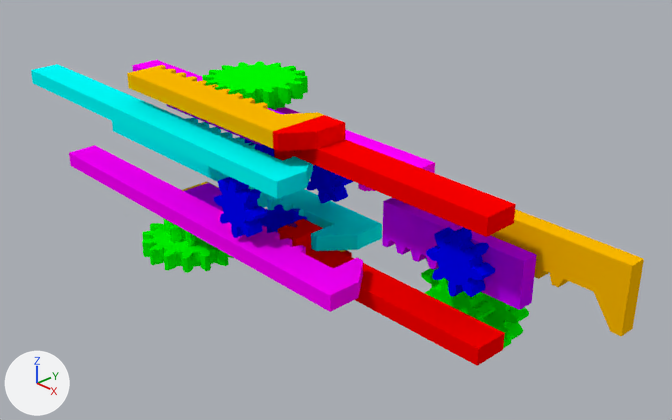
The Blender file xor.blend, before and after one commit.
Before and after are seen from a 50 mm camera at (2.0, -1.61, 1.32) aimed at (0.15, 0.14, 0.1). The axes (+X, +Y, +Z) are drawn at lower left. The lights are the same throughout. The older version comes first.

Before the edit, the objects in view are built like this:
```python
ob_c = bpy.data.objects.new('C', me_mesh_028)
ob_c.parent = ob_a_and_notb
ob_c.location = (0.0, -0.00647, 0.025)
ob_c.scale = (10.0, 10.0, 10.0)
ob_c_gear = bpy.data.objects.new('C_gear', me_mesh_022)
ob_c_gear.parent = ob_a_and_notb
ob_c_gear.location = (0.25, 0.0361, 0.075)
ob_c_gear.rotation_euler = (0.0, 0.0, 1.571)  # degrees (0, 0, 90)
ob_c_gear.scale = (10.0, 10.0, 10.0)
ob_d = bpy.data.objects.new('D', me_mesh_003)
ob_d.parent = ob_nota_and_b
ob_d.location = (0.0, -0.00647, 0.025)
ob_d.scale = (10.0, 10.0, 10.0)
ob_d_gear = bpy.data.objects.new('D_gear', me_mesh_005)
ob_d_gear.parent = ob_nota_and_b
ob_d_gear.location = (0.25, 0.0361, 0.075)
ob_d_gear.rotation_euler = (0.0, 0.0, 1.571)  # degrees (0, 0, 90)
ob_d_gear.scale = (10.0, 10.0, 10.0)
ob_e = bpy.data.objects.new('E', me_mesh_029)
ob_e.parent = ob_a_and_notb
ob_e.location = (0.0, -0.1, -0.00833)
ob_e.rotation_euler = (0.0, 0.0, -1.571)  # degrees (0, 0, -90)
ob_e.scale = (10.0, 10.0, 10.0)
ob_f = bpy.data.objects.new('F', me_mesh_002)
ob_f.parent = ob_nota_and_b
ob_f.location = (0.0, -0.1, -0.00833)
ob_f.rotation_euler = (0.0, 0.0, -1.571)  # degrees (0, 0, -90)
ob_f.scale = (10.0, 10.0, 10.0)
ob_h = bpy.data.objects.new('H', me_mesh_001)
ob_h.parent = ob_nota_and_b
ob_h.location = (0.0, 0.0563, -0.025)
ob_h.scale = (10.0, 10.0, 10.0)
ob_j_gear = bpy.data.objects.new('J_gear', me_mesh_010)
ob_j_gear.location = (0.7, 0.051, 0.174)
ob_j_gear.rotation_euler = (1.571, 0.0, 0.0)  # degrees (90, 0, 0)
ob_j_gear.scale = (10.0, 10.0, 10.0)
ob_output3 = bpy.data.objects.new('output3', me_mesh_014)
ob_output3.location = (0.7, 0.175, 0.173)
ob_output3.rotation_euler = (1.571, 0.0, 0.0)  # degrees (90, 0, 0)
ob_output3.scale = (10.0, 10.0, 10.0)
# also in view: 'B' at (-0.42, -0.09, 0.3); 'invert_B' at (0.05, -0.15, 0.17); 'output1' at (0.07, 0.06, -0.01); 'K' at (0.66, 0.14, 0.02); 'output2' at (0.07, -0.03, 0.35)
```
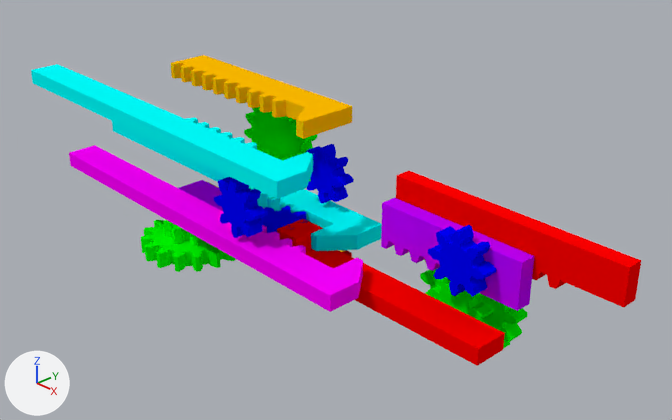
Commit message: Improved gear meshing. Some mesh edits.

Pixel boxes [x1, y1, x2, y2] of what changed, in the pictures (672 x 420 px; the box of a moved part takes in the faces that stretch with it):
'output3', recoloured, reshaped, moved
    before: [491, 209, 644, 337]
    after: [396, 171, 641, 307]
'H', moved, turned
    before: [127, 65, 323, 148]
    after: [171, 55, 352, 139]
'output2', hidden (red)
    before: [273, 115, 516, 237]
'J', moved
    before: [382, 198, 537, 310]
    after: [381, 198, 534, 311]
'F', deleted (green)
    before: [202, 61, 308, 110]
'J_gear', moved
    before: [426, 227, 495, 297]
    after: [428, 225, 496, 296]
'E', moved, turned
    before: [142, 219, 234, 273]
    after: [141, 220, 236, 272]
'K', moved
    before: [421, 258, 529, 348]
    after: [420, 259, 528, 349]
'L', added (green)
    after: [244, 107, 318, 181]
'not_A', hidden (mostly hidden)
    before: [132, 60, 435, 191]
'C_gear', moved, turned
    before: [258, 204, 307, 233]
    after: [258, 206, 308, 233]
'C', moved
    before: [184, 183, 223, 211]
    after: [178, 180, 223, 211]
'D', deleted (mostly hidden)
    before: [167, 104, 284, 145]
'D_gear', deleted (mostly hidden)
    before: [245, 139, 274, 157]
part 1 of me_mesh_014, moved or reshaped
    before: [491, 220, 644, 337]
    after: [396, 176, 641, 307]

Diff of the bpy script that builds the scene:
```diff
--- a/xor.blend.py
+++ b/xor.blend.py
@@ mat_material_021 @@
 mat_material_021 = diffuse_material('Material.021')
-mat_material_021.base_color = (1.0, 0.5, 0.0)  # yellow #ffbc00
+mat_material_021.base_color = (1.0, 0.0, 0.0)  # red #ff0000
@@ me_mesh_014 @@
 # used by ob_output3; location = (0.7, 0.175, 0.173); rotation_euler = (1.571, 0.0, 0.0), in degrees (90, 0, 0); scale = (10.0, 10.0, 10.0)
-me_mesh_014.from_pydata(...)  # 88 vertices, 46 faces; spans x -0.0308..0.0415, y -0.0073..0.0117, z -0.0025..0.0025
+me_mesh_014.from_pydata(...)  # 84 vertices, 44 faces; spans x -0.0308..0.0416, y -0.0017..0.0117, z -0.0025..0.0025
+# me_mesh_014 part 1
+# 6 vertices are removed from x 0.0327..0.0415, y -0.0073..0.0012, z -0.0025..0.0025
+# 6 faces are deleted
+# 2 vertices are added at (0.0416, 0.0012, 0.0025), (0.0416, 0.0012, -0.0025)
+# 4 new faces join them
 me_mesh_014.materials.append(mat_material_021)
@@ ob_e @@
 ob_e.matrix_parent_inverse = Matrix(((1.0, 0.0, 0.0, -0.24), (0.0, 1.0, 0.0, -0.0168), (0.0, 0.0, 1.0, -0.034), (0.0, 0.0, 0.0, 1.0)))
-ob_e.location = (0.0, -0.1, -0.00833)
-ob_e.rotation_euler = (0.0, 0.0, -1.571)  # degrees (0, 0, -90)
+ob_e.location = (-0.00493, -0.1, -0.00833)
+ob_e.rotation_euler = (0.0, 0.0, -1.335)  # degrees (0, 0, -76)
 ob_e.scale = (10.0, 10.0, 10.0)
@@ ob_c @@
 ob_c.matrix_parent_inverse = Matrix(((1.0, 0.0, 0.0, -0.24), (0.0, 1.0, 0.0, -0.0168), (0.0, 0.0, 1.0, -0.034), (0.0, 0.0, 0.0, 1.0)))
-ob_c.location = (0.0, -0.00647, 0.025)
+ob_c.location = (-0.035, -0.00647, 0.025)
 ob_c.scale = (10.0, 10.0, 10.0)
@@ ob_c_gear @@
 ob_c_gear.matrix_parent_inverse = Matrix(((1.0, 0.0, 0.0, -0.24), (0.0, 1.0, 0.0, -0.0168), (0.0, 0.0, 1.0, -0.034), (0.0, 0.0, 0.0, 1.0)))
-ob_c_gear.location = (0.25, 0.0361, 0.075)
-ob_c_gear.rotation_euler = (0.0, 0.0, 1.571)  # degrees (0, 0, 90)
+ob_c_gear.location = (0.26, 0.0361, 0.075)
+ob_c_gear.rotation_euler = (0.0, 0.0, 1.335)  # degrees (0, 0, 76)
 ob_c_gear.scale = (10.0, 10.0, 10.0)
@@ ob_h @@
 ob_h.matrix_parent_inverse = Matrix(((1.0, 0.0, 0.0, -0.24), (0.0, 1.0, 0.0, -0.0168), (0.0, 0.0, 1.0, -0.034), (0.0, 0.0, 0.0, 1.0)))
-ob_h.location = (0.0, 0.0563, -0.025)
+ob_h.location = (0.0, -0.00849, -0.025)
+ob_h.rotation_euler = (3.142, 0.0, 0.0)  # degrees (180, 0, 0)
 ob_h.scale = (10.0, 10.0, 10.0)
@@ ob_f @@
-ob_f = bpy.data.objects.new('F', me_mesh_002)
@@ ob_d @@
-ob_d = bpy.data.objects.new('D', me_mesh_003)
@@ ob_not_a @@
 ob_not_a.scale = (10.0, 10.0, 10.0)
+ob_not_a.hide_render = True
@@ ob_d_gear @@
-ob_d_gear = bpy.data.objects.new('D_gear', me_mesh_005)
@@ ob_output2 @@
 ob_output2.matrix_parent_inverse = Matrix(((1.0, 0.0, 0.0, -0.24), (0.0, 1.0, 0.0, -0.0168), (0.0, 0.0, 1.0, -0.034), (0.0, 0.0, 0.0, 1.0)))
-ob_output2.location = (0.43, 0.0588, 0.0214)
-ob_output2.scale = (10.0, 10.0, 10.0)
+ob_output2.location = (0.43, 0.0142, 0.0214)
+ob_output2.scale = (10.0, -10.0, 10.0)
+ob_output2.hide_render = True
@@ ob_j_gear @@
 ob_j_gear = bpy.data.objects.new('J_gear', me_mesh_010)
-ob_j_gear.location = (0.7, 0.051, 0.174)
+ob_j_gear.location = (0.7, 0.057, 0.174)
 ob_j_gear.rotation_euler = (1.571, 0.0, 0.0)  # degrees (90, 0, 0)
@@ ob_j @@
 ob_j = bpy.data.objects.new('J', me_mesh_011)
-ob_j.location = (0.6, 0.105, 0.121)
+ob_j.location = (0.59, 0.111, 0.111)
 ob_j.rotation_euler = (1.571, 0.0, 0.0)  # degrees (90, 0, 0)
@@ ob_k @@
 ob_k = bpy.data.objects.new('K', me_mesh_013)
-ob_k.location = (0.665, 0.147, 0.019)
+ob_k.location = (0.661, 0.147, 0.014)
 ob_k.rotation_euler = (1.571, 0.0, 0.0)  # degrees (90, 0, 0)
@@ ob_output3 @@
 ob_output3 = bpy.data.objects.new('output3', me_mesh_014)
-ob_output3.location = (0.7, 0.175, 0.173)
+ob_output3.location = (0.7, 0.164, 0.173)
 ob_output3.rotation_euler = (1.571, 0.0, 0.0)  # degrees (90, 0, 0)
@@ ob_l @@
+ob_l = bpy.data.objects.new('L', me_mesh_002_1)  # 256 vertices, 130 faces; spans x -0.0166..0.0166, y -0.0166..0.0166, z -0.0042..0.0008; in mat_material_009 (green #00ff00)
+ob_l.parent = ob_nota_and_b
+ob_l.location = (0.0, -0.183, 0.201)
+ob_l.rotation_euler = (-1.571, 0.0, 0.0)  # degrees (-90, 0, 0)
+ob_l.scale = (10.0, 10.0, 10.0)
```
